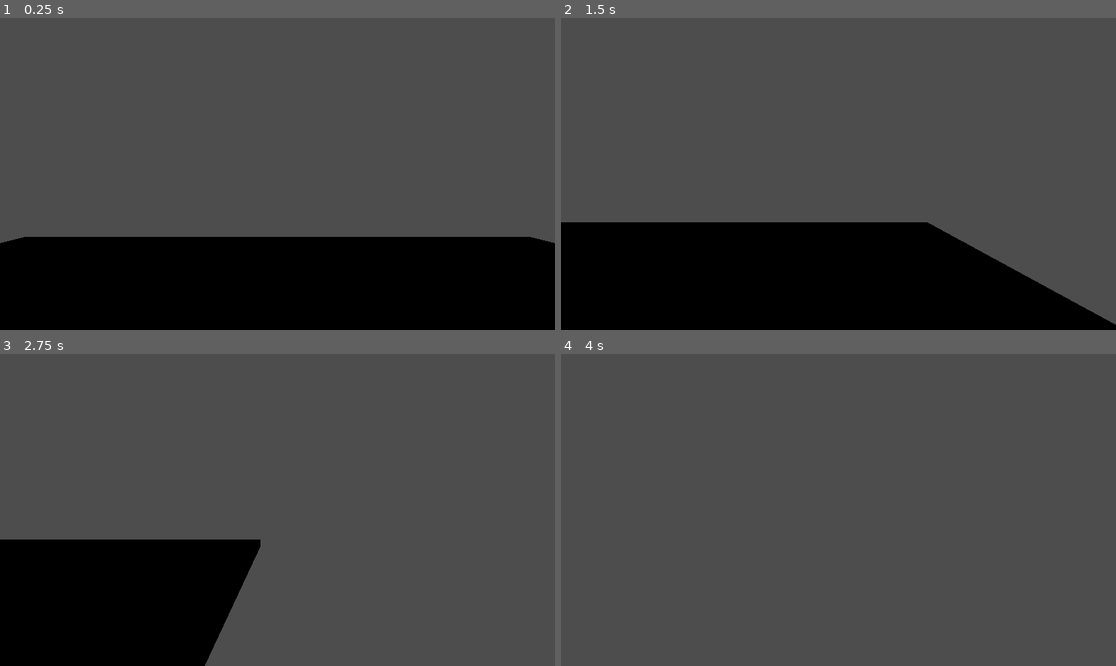
Above: before the commit, frames 1-4 (two rows, left to right).
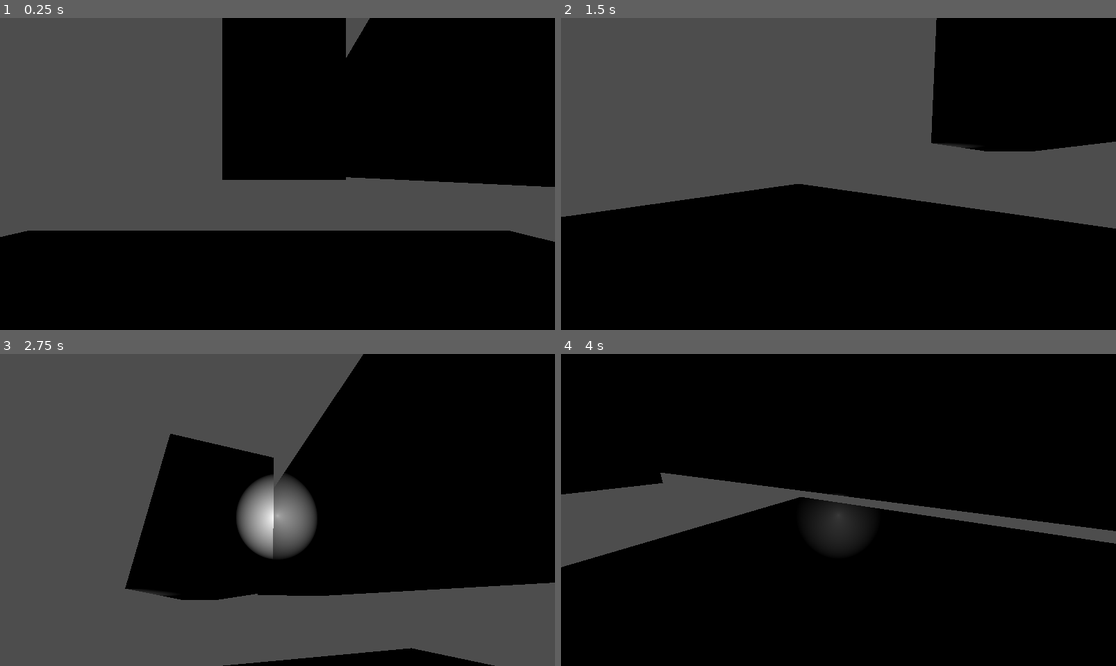
Above: after the commit, the same moments.

Repository: KingLurker/PS1HorrorSandbox
Game: Godot game, scene res://Scenes/TestScene.tscn
Two runs of this game, one before a commit and one after it. Both use one fixed random seed, a clock stepped at 60 frames per second and the inputs below. The project has no main scene, so this scene is started directly.
Inputs (mouse positions are in pixels of both pictures, inside the frame that each line leads up to):
- Up to frame 1 (0.25 s): no input
- Up to frame 2 (1.5 s): tap Enter (ui_accept) at 0.5, 0.77 s; move the mouse to (960, 158) at 0.52 s; hold Right (ui_right) 0.53-1.28 s; tap Ctrl (Crouch, bound only after the commit) at 0.6 s; tap F (Flashlight, bound only after the commit) at 0.8, 1.35 s; move the mouse to (727, 189) at 1.27 s; hold Down (ui_down) from 1.28 s (still down)
- Up to frame 3 (2.75 s): tap Enter (ui_accept) at 1.52 s; tap Ctrl (Crouch, bound only after the commit) at 1.55, 2.1 s; move the mouse to (333, 441) at 2.02 s; release Down (ui_down) at 2.03 s; hold Right (ui_right) from 2.03 s (still down); tap F (Flashlight, bound only after the commit) at 2.3 s
- Up to frame 4 (4 s): move the mouse to (810, 572) at 2.77 s; release Right (ui_right) at 2.78 s; hold Up (ui_up) 2.78-3.53 s; tap F (Flashlight, bound only after the commit) at 2.85, 3.8 s; tap Enter (ui_accept) at 3.02, 3.77 s; tap Ctrl (Crouch, bound only after the commit) at 3.05, 3.6 s; move the mouse to (1005, 556) at 3.52 s; hold Left (ui_left) from 3.53 s (still down)

The runs differ from the first frame. In frame 1, 33% of the frame differs, in the area x 0-100%, y 0-73%; in frame 2, 25%; in frame 3, 56%; in frame 4, 92%, in the area x 0-100%, y 0-100%.

Commit message:
movement and lighting

Diff:
--- a/Scenes/Character.tscn
+++ b/Scenes/Character.tscn
@@ -1,10 +1,207 @@
-[gd_scene load_steps=4 format=3 uid="uid://dhmmayvoslvey"]
+[gd_scene load_steps=11 format=3 uid="uid://dhmmayvoslvey"]
 
 [ext_resource type="Script" path="res://scripts/Character.gd" id="1_veck2"]
 
 [sub_resource type="CapsuleMesh" id="CapsuleMesh_ut016"]
 
 [sub_resource type="CapsuleShape3D" id="CapsuleShape3D_3gxre"]
+height = 1.22059
+
+[sub_resource type="Animation" id="Animation_p5rwv"]
+resource_name = "Crouch"
+tracks/0/type = "bezier"
+tracks/0/imported = false
+tracks/0/enabled = true
+tracks/0/path = NodePath("Camera3d:position:x")
+tracks/0/interp = 1
+tracks/0/loop_wrap = true
+tracks/0/keys = {
+"handle_modes": PackedInt32Array(0, 0, 0),
+"points": PackedFloat32Array(0, -0.25, 0, 0.25, 0, 0, -0.25, 0, 0.25, 0, 0, -0.25, 0, 0.25, 0),
+"times": PackedFloat32Array(0, 0.4, 0.7)
+}
+tracks/1/type = "bezier"
+tracks/1/imported = false
+tracks/1/enabled = true
+tracks/1/path = NodePath("Camera3d:position:y")
+tracks/1/interp = 1
+tracks/1/loop_wrap = true
+tracks/1/keys = {
+"handle_modes": PackedInt32Array(0, 0, 0),
+"points": PackedFloat32Array(1.7041, -0.25, 0, 0.25, 0, 0.95, -0.25, 0, 0.25, 0, 1, -0.25, 0, 0.25, 0),
+"times": PackedFloat32Array(0, 0.4, 0.7)
+}
+tracks/2/type = "bezier"
+tracks/2/imported = false
+tracks/2/enabled = true
+tracks/2/path = NodePath("Camera3d:position:z")
+tracks/2/interp = 1
+tracks/2/loop_wrap = true
+tracks/2/keys = {
+"handle_modes": PackedInt32Array(0, 0, 0),
+"points": PackedFloat32Array(0, -0.25, 0, 0.25, 0, 0, -0.25, 0, 0.25, 0, 0, -0.25, 0, 0.25, 0),
+"times": PackedFloat32Array(0, 0.4, 0.7)
+}
+tracks/3/type = "value"
+tracks/3/imported = false
+tracks/3/enabled = true
+tracks/3/path = NodePath("UnCrouchedCollisionShape3D2:disabled")
+tracks/3/interp = 1
+tracks/3/loop_wrap = true
+tracks/3/keys = {
+"times": PackedFloat32Array(0, 0.1),
+"transitions": PackedFloat32Array(1, 1),
+"update": 1,
+"values": [false, true]
+}
+
+[sub_resource type="Animation" id="Animation_bkaf8"]
+length = 0.001
+tracks/0/type = "bezier"
+tracks/0/imported = false
+tracks/0/enabled = true
+tracks/0/path = NodePath("Camera3d:position:x")
+tracks/0/interp = 1
+tracks/0/loop_wrap = true
+tracks/0/keys = {
+"handle_modes": PackedInt32Array(0),
+"points": PackedFloat32Array(0, -0.25, 0, 0.25, 0),
+"times": PackedFloat32Array(0)
+}
+tracks/1/type = "bezier"
+tracks/1/imported = false
+tracks/1/enabled = true
+tracks/1/path = NodePath("Camera3d:position:y")
+tracks/1/interp = 1
+tracks/1/loop_wrap = true
+tracks/1/keys = {
+"handle_modes": PackedInt32Array(0),
+"points": PackedFloat32Array(1.7041, -0.25, 0, 0.25, 0),
+"times": PackedFloat32Array(0)
+}
+tracks/2/type = "bezier"
+tracks/2/imported = false
+tracks/2/enabled = true
+tracks/2/path = NodePath("Camera3d:position:z")
+tracks/2/interp = 1
+tracks/2/loop_wrap = true
+tracks/2/keys = {
+"handle_modes": PackedInt32Array(0),
+"points": PackedFloat32Array(0, -0.25, 0, 0.25, 0),
+"times": PackedFloat32Array(0)
+}
+tracks/3/type = "value"
+tracks/3/imported = false
+tracks/3/enabled = true
+tracks/3/path = NodePath("UnCrouchedCollisionShape3D2:disabled")
+tracks/3/interp = 1
+tracks/3/loop_wrap = true
+tracks/3/keys = {
+"times": PackedFloat32Array(0),
+"transitions": PackedFloat32Array(1),
+"update": 1,
+"values": [false]
+}
+tracks/4/type = "bezier"
+tracks/4/imported = false
+tracks/4/enabled = true
+tracks/4/path = NodePath("Camera3d/SpotLight3D:light_energy")
+tracks/4/interp = 1
+tracks/4/loop_wrap = true
+tracks/4/keys = {
+"handle_modes": PackedInt32Array(0),
+"points": PackedFloat32Array(0, -0.25, 0, 0.25, 0),
+"times": PackedFloat32Array(0)
+}
+
+[sub_resource type="Animation" id="Animation_qldki"]
+resource_name = "UnCrouch"
+tracks/0/type = "bezier"
+tracks/0/imported = false
+tracks/0/enabled = true
+tracks/0/path = NodePath("Camera3d:position:x")
+tracks/0/interp = 1
+tracks/0/loop_wrap = true
+tracks/0/keys = {
+"handle_modes": PackedInt32Array(0, 0, 0),
+"points": PackedFloat32Array(0, -0.25, 0, 0.25, 0, 0, -0.25, 0, 0.25, 0, 0, -0.25, 0, 0.25, 0),
+"times": PackedFloat32Array(0, 0.4, 0.7)
+}
+tracks/1/type = "bezier"
+tracks/1/imported = false
+tracks/1/enabled = true
+tracks/1/path = NodePath("Camera3d:position:y")
+tracks/1/interp = 1
+tracks/1/loop_wrap = true
+tracks/1/keys = {
+"handle_modes": PackedInt32Array(0, 0, 0),
+"points": PackedFloat32Array(1, -0.25, 0, 0.25, 0, 1.76, -0.25, 0, 0.25, 0, 1.7041, -0.25, 0, 0.25, 0),
+"times": PackedFloat32Array(0, 0.4, 0.7)
+}
+tracks/2/type = "bezier"
+tracks/2/imported = false
+tracks/2/enabled = true
+tracks/2/path = NodePath("Camera3d:position:z")
+tracks/2/interp = 1
+tracks/2/loop_wrap = true
+tracks/2/keys = {
+"handle_modes": PackedInt32Array(0, 0, 0),
+"points": PackedFloat32Array(0, -0.25, 0, 0.25, 0, 0, -0.25, 0, 0.25, 0, 0, -0.25, 0, 0.25, 0),
+"times": PackedFloat32Array(0, 0.4, 0.7)
+}
+tracks/3/type = "value"
+tracks/3/imported = false
+tracks/3/enabled = true
+tracks/3/path = NodePath("UnCrouchedCollisionShape3D2:disabled")
+tracks/3/interp = 1
+tracks/3/loop_wrap = true
+tracks/3/keys = {
+"times": PackedFloat32Array(0, 0.1),
+"transitions": PackedFloat32Array(1, 1),
+"update": 1,
+"values": [true, false]
+}
+
+[sub_resource type="Animation" id="Animation_asvcy"]
+resource_name = "FlashlightOn"
+tracks/0/type = "bezier"
+tracks/0/imported = false
+tracks/0/enabled = true
+tracks/0/path = NodePath("Camera3d/SpotLight3D:light_energy")
+tracks/0/interp = 1
+tracks/0/loop_wrap = true
+tracks/0/keys = {
+"handle_modes": PackedInt32Array(0, 0, 0, 0, 0),
+"points": PackedFloat32Array(0, -0.25, 0, 0.25, 0, 0.1, -0.25, 0, 0.25, 0, 1.5, -0.25, 0, 0.25, 0, 0, -0.25, 0, 0.25, 0, 12.528, -0.25, 0, 0.25, 0),
+"times": PackedFloat32Array(0, 0.1, 0.2, 0.3, 0.4)
+}
+
+[sub_resource type="Animation" id="Animation_xou2g"]
+resource_name = "new_animation"
+
+[sub_resource type="Animation" id="Animation_t41wu"]
+resource_name = "Flashlightoff"
+tracks/0/type = "bezier"
+tracks/0/imported = false
+tracks/0/enabled = true
+tracks/0/path = NodePath("Camera3d/SpotLight3D:light_energy")
+tracks/0/interp = 1
+tracks/0/loop_wrap = true
+tracks/0/keys = {
+"handle_modes": PackedInt32Array(0, 0),
+"points": PackedFloat32Array(3, -0.25, 0, 0.25, 0, 0, -0.25, 0, 0.25, 0),
+"times": PackedFloat32Array(0, 0.1)
+}
+
+[sub_resource type="AnimationLibrary" id="AnimationLibrary_wlw4q"]
+_data = {
+"Crouch": SubResource("Animation_p5rwv"),
+"FlashlightOn": SubResource("Animation_asvcy"),
+"Flashlightoff": SubResource("Animation_t41wu"),
+"RESET": SubResource("Animation_bkaf8"),
+"UnCrouch": SubResource("Animation_qldki"),
+"new_animation": SubResource("Animation_xou2g")
+}
 
 [node name="CharacterBody3D" type="CharacterBody3D"]
 script = ExtResource("1_veck2")
@@ -13,9 +210,26 @@
 transform = Transform3D(1, 0, 0, 0, 1, 0, 0, 0, 1, 0, 1.21824, 0)
 mesh = SubResource("CapsuleMesh_ut016")
 
-[node name="CollisionShape3D" type="CollisionShape3D" parent="."]
-transform = Transform3D(1, 0, 0, 0, 1, 0, 0, 0, 1, 0, 1.21824, 0)
+[node name="UnCrouchedCollisionShape3D2" type="CollisionShape3D" parent="."]
+transform = Transform3D(1, 0, 0, 0, 1, 0, 0, 0, 1, 0, 1.61606, 0)
 shape = SubResource("CapsuleShape3D_3gxre")
 
-[node name="Camera3D" type="Camera3D" parent="."]
+[node name="crouchedCollisionShape3d" type="CollisionShape3D" parent="."]
+transform = Transform3D(1, 0, 0, 0, 1, 0, 0, 0, 1, 0, 0.785933, 0)
+shape = SubResource("CapsuleShape3D_3gxre")
+
+[node name="Camera3d" type="Camera3D" parent="."]
 transform = Transform3D(1, 0, 0, 0, 1, 0, 0, 0, 1, 0, 1.7041, 0)
+
+[node name="SpotLight3D" type="SpotLight3D" parent="Camera3d"]
+transform = Transform3D(1, 0, 0, 0, 1, 0, 0, 0, 1, 0, -0.152926, -0.710085)
+light_energy = 0.0
+spot_range = 10.2
+spot_attenuation = 0.420448
+spot_angle = 14.14
+spot_angle_attenuation = 6.49801
+
+[node name="AnimationPlayer" type="AnimationPlayer" parent="."]
+libraries = {
+"": SubResource("AnimationLibrary_wlw4q")
+}
--- a/Scenes/TestScene.tscn
+++ b/Scenes/TestScene.tscn
@@ -4,9 +4,25 @@
 
 [node name="Node3D" type="Node3D"]
 
+[node name="CSGBox3D2" type="CSGBox3D" parent="."]
+transform = Transform3D(1, 0, 0, 0, 1, 0, 0, 0, 1, 3.01843, 3.06818, -0.0274153)
+use_collision = true
+size = Vector3(2.20428, 2.91169, 12.2779)
+
+[node name="CSGBox3D3" type="CSGBox3D" parent="."]
+transform = Transform3D(1, 0, 0, 0, 1, 0, 0, 0, 1, 0.351911, 3.03855, -9.51177)
+use_collision = true
+size = Vector3(2.20428, 2.91169, 12.2779)
+
 [node name="CSGBox3D" type="CSGBox3D" parent="."]
 use_collision = true
 size = Vector3(12.9714, 0.326291, 10.462)
 
 [node name="CharacterBody3D" parent="." instance=ExtResource("1_01svf")]
-transform = Transform3D(1, 0, 0, 0, 1, 0, 0, 0, 1, 0, 0.401061, 0)
+transform = Transform3D(1, 0, 0, 0, 1, 0, 0, 0, 1, 0.238531, 0.336011, 0.254364)
+
+[node name="OmniLight3D" type="OmniLight3D" parent="."]
+transform = Transform3D(1, 0, 0, 0, 1, 0, 0, 0, 1, -4.74717, 0, -5.10765)
+light_energy = 4.505
+shadow_enabled = true
+distance_fade_enabled = true
--- a/project.godot
+++ b/project.godot
@@ -13,3 +13,45 @@
 config/name="Sandbox"
 config/features=PackedStringArray("4.1", "Forward Plus")
 config/icon="res://icon.svg"
+
+[input]
+
+MoveLeft={
+"deadzone": 0.5,
+"events": [Object(InputEventKey,"resource_local_to_scene":false,"resource_name":"","device":-1,"window_id":0,"alt_pressed":false,"shift_pressed":false,"ctrl_pressed":false,"meta_pressed":false,"pressed":false,"keycode":0,"physical_keycode":65,"key_label":0,"unicode":97,"echo":false,"script":null)
+]
+}
+MoveRight={
+"deadzone": 0.5,
+"events": [Object(InputEventKey,"resource_local_to_scene":false,"resource_name":"","device":-1,"window_id":0,"alt_pressed":false,"shift_pressed":false,"ctrl_pressed":false,"meta_pressed":false,"pressed":false,"keycode":0,"physical_keycode":68,"key_label":0,"unicode":100,"echo":false,"script":null)
+]
+}
+MoveForward={
+"deadzone": 0.5,
+"events": [Object(InputEventKey,"resource_local_to_scene":false,"resource_name":"","device":-1,"window_id":0,"alt_pressed":false,"shift_pressed":false,"ctrl_pressed":false,"meta_pressed":false,"pressed":false,"keycode":0,"physical_keycode":87,"key_label":0,"unicode":119,"echo":false,"script":null)
+]
+}
+MoveBackward={
+"deadzone": 0.5,
+"events": [Object(InputEventKey,"resource_local_to_scene":false,"resource_name":"","device":-1,"window_id":0,"alt_pressed":false,"shift_pressed":false,"ctrl_pressed":false,"meta_pressed":false,"pressed":false,"keycode":0,"physical_keycode":83,"key_label":0,"unicode":115,"echo":false,"script":null)
+]
+}
+Interact={
+"deadzone": 0.5,
+"events": [Object(InputEventKey,"resource_local_to_scene":false,"resource_name":"","device":-1,"window_id":0,"alt_pressed":false,"shift_pressed":false,"ctrl_pressed":false,"meta_pressed":false,"pressed":false,"keycode":0,"physical_keycode":69,"key_label":0,"unicode":101,"echo":false,"script":null)
+]
+}
+Flashlight={
+"deadzone": 0.5,
+"events": [Object(InputEventKey,"resource_local_to_scene":false,"resource_name":"","device":-1,"window_id":0,"alt_pressed":false,"shift_pressed":false,"ctrl_pressed":false,"meta_pressed":false,"pressed":false,"keycode":0,"physical_keycode":70,"key_label":0,"unicode":102,"echo":false,"script":null)
+]
+}
+Crouch={
+"deadzone": 0.5,
+"events": [Object(InputEventKey,"resource_local_to_scene":false,"resource_name":"","device":-1,"window_id":0,"alt_pressed":false,"shift_pressed":false,"ctrl_pressed":false,"meta_pressed":false,"pressed":false,"keycode":0,"physical_keycode":4194326,"key_label":0,"unicode":0,"echo":false,"script":null)
+]
+}
+
+[physics]
+
+3d/default_gravity=15.0
--- a/scripts/Character.gd
+++ b/scripts/Character.gd
@@ -2,11 +2,17 @@
 
 
 const SPEED = 5.0
+const CROUCHSPEED = 2.0
 const JUMP_VELOCITY = 4.5
+@export var sensitivity = 3
+var crouched : bool
+var FlashLight : bool
 
 # Get the gravity from the project settings to be synced with RigidBody nodes.
 var gravity = ProjectSettings.get_setting("physics/3d/default_gravity")
 
+func _ready():
+	Input.mouse_mode = Input.MOUSE_MODE_CAPTURED
 
 func _physics_process(delta):
 	# Add the gravity.
@@ -17,15 +23,58 @@
 	if Input.is_action_just_pressed("ui_accept") and is_on_floor():
 		velocity.y = JUMP_VELOCITY
 
+	if Input.is_action_just_pressed("Flashlight"):
+		if !FlashLight:
+			$AnimationPlayer.play("FlashlightOn")
+			FlashLight = true
+		else:
+			$AnimationPlayer.play("Flashlightoff")
+			FlashLight = false
+
 	# Get the input direction and handle the movement/deceleration.
 	# As good practice, you should replace UI actions with custom gameplay actions.
-	var input_dir = Input.get_vector("ui_left", "ui_right", "ui_up", "ui_down")
+	var input_dir = Input.get_vector("MoveLeft", "MoveRight", "MoveForward", "MoveBackward")
 	var direction = (transform.basis * Vector3(input_dir.x, 0, input_dir.y)).normalized()
+	if Input.is_action_just_pressed("Crouch"):
+		if !crouched:
+			$AnimationPlayer.play("Crouch")
+			crouched = true
+
+		else:
+			if crouched:
+				var space_state = get_world_3d().direct_space_state
+				var result = space_state.intersect_ray(PhysicsRayQueryParameters3D.create(position, position + Vector3(0,2,0), 1, [self.get_rid()]))
+				var result1 = space_state.intersect_ray(PhysicsRayQueryParameters3D.create(position, position + Vector3(.5,2,0), 1, [self.get_rid()]))
+				var result2 = space_state.intersect_ray(PhysicsRayQueryParameters3D.create(position, position + Vector3(0,2,.5), 1, [self.get_rid()]))
+				var result3 = space_state.intersect_ray(PhysicsRayQueryParameters3D.create(position, position + Vector3(-.5,2,0), 1, [self.get_rid()]))
+				var result4 = space_state.intersect_ray(PhysicsRayQueryParameters3D.create(position, position + Vector3(0,2,-.5), 1, [self.get_rid()]))
+				if result.size() == 0 and result1.size() == 0 and result2.size() == 0 and result3.size() == 0 and result4.size() == 0:
+					crouched = false
+					$AnimationPlayer.play("UnCrouch")
+
+
 	if direction:
 		velocity.x = direction.x * SPEED
 		velocity.z = direction.z * SPEED
+		if crouched == true:
+			velocity.x = direction.x * CROUCHSPEED
+			velocity.z = direction.z * CROUCHSPEED
 	else:
 		velocity.x = move_toward(velocity.x, 0, SPEED)
 		velocity.z = move_toward(velocity.z, 0, SPEED)
 
 	move_and_slide()
+
+	if input_dir.x>0:
+		$Camera3d.rotation.z = lerp_angle($Camera3d.rotation.z, deg_to_rad(-2), 0.05)
+	elif input_dir.x<0:
+		$Camera3d.rotation.z = lerp_angle($Camera3d.rotation.z, deg_to_rad(2), 0.05)
+	else:
+		$Camera3d.rotation.z = lerp_angle($Camera3d.rotation.z, deg_to_rad(0), 0.05)
+
+func _input(event):
+	if(event is InputEventMouseMotion):
+		rotation.y -= event.relative.x / 1000 * sensitivity
+		$Camera3d.rotation.x -= event.relative.y / 1000 * sensitivity
+		rotation.x = clamp(rotation.x, PI/-2, PI/2)
+		$Camera3d.rotation.x = clamp($Camera3d.rotation.x, -2, 2)
